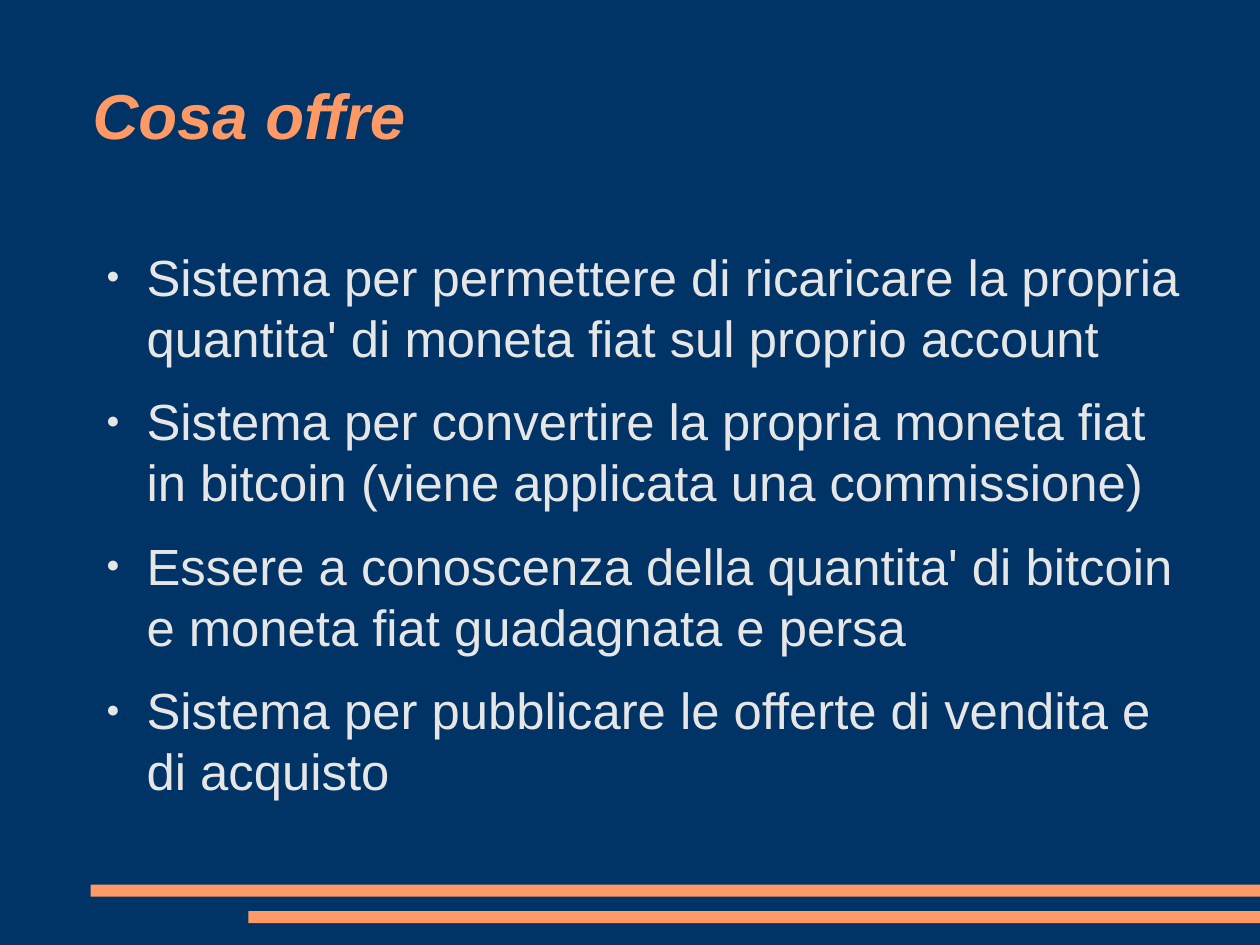
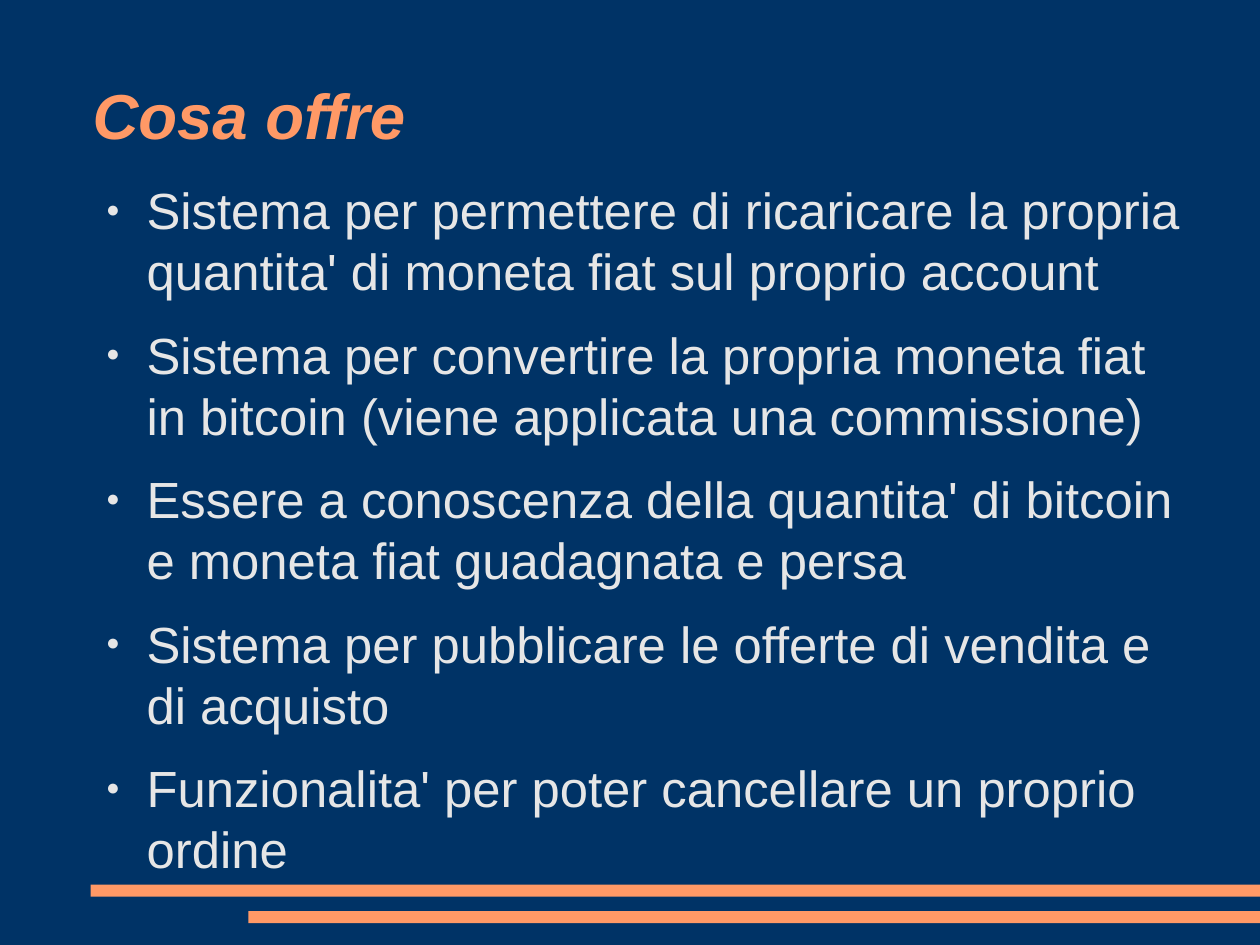
Before and after one commit to fachinmax/exchange_platform, a slide deck: slide 6 of presentazione.odp. Drawn at 1260x945 pixels with LibreOffice and Linux fonts; fonts in the diff are those of the drawing. Boxes give left, top, right and bottom in pixels: in the first picture for what was removed or moved away, otherwise in the second. Text is boxed around its words. In the diff, an @@ line names an element or a change of style, - is before the commit and + after.

```diff
--- a/presentazione.odp
+++ b/presentazione.odp
@@ text "Sistema per permettere di ricaricare ...": place and size @@
-text "Sistema per permettere di ricaricare ..." at box(147, 259, 1179, 801)
+text "Sistema per permettere di ricaricare ..." at box(147, 192, 1179, 818)
@@ text at box(147, 770, 1136, 818): paragraph added @@
+● Funzionalita' per poter cancellare un proprio ordine
```
Also in this commit, not shown: 6 other files.
